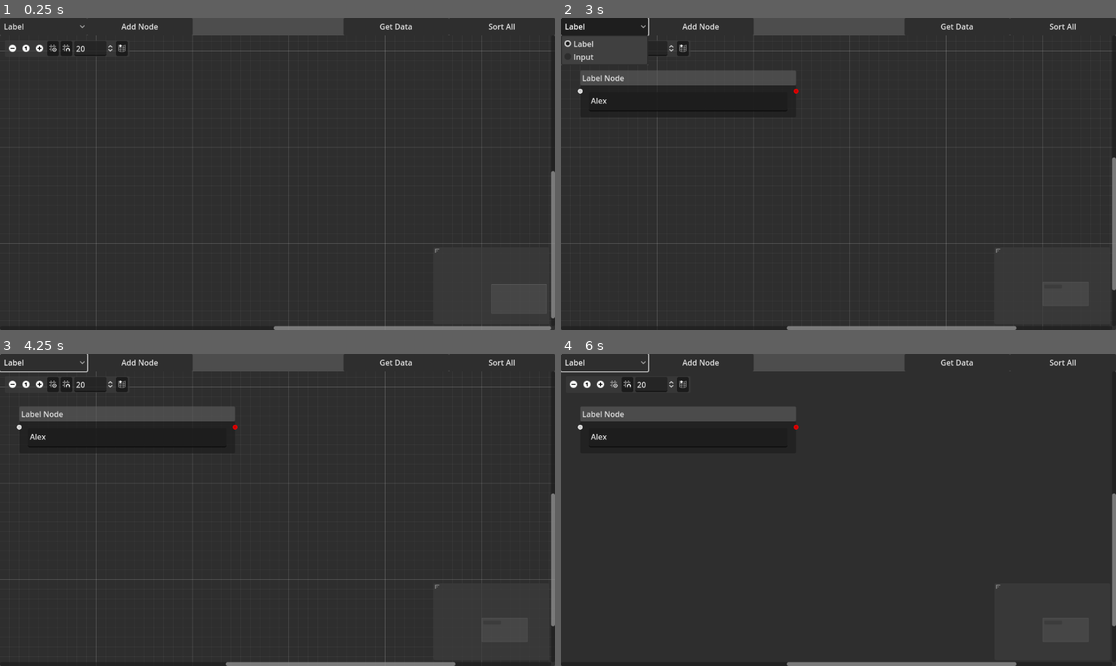
Above: before the commit, frames 1-4 (two rows, left to right).
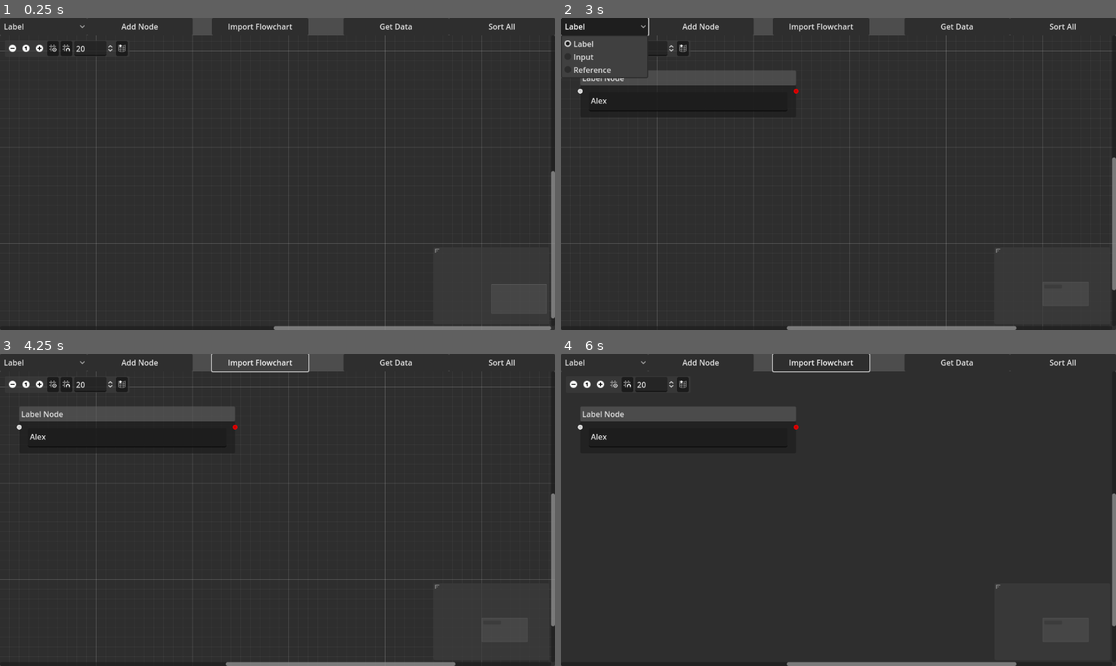
Above: after the commit, the same moments.

Repository: N-Enders/TalkshowEditor
Game: Godot game, scene res://flow.tscn
The game is run twice, just before and just after one commit, with the same random seed, the same clock (stepped at 60 frames per second) and the same inputs. This scene is started directly instead of the project's main scene.
Inputs (mouse positions are in pixels of both pictures, inside the frame that each line leads up to):
- Up to frame 1 (0.25 s): no input
- Up to frame 2 (3 s): click "Add Node" at 0.5 s; click (688, 102) at 1.27 s; type "Alex" at 1.35 s; click "Get Data" at 2 s; click "Label" at 2.75 s
- Up to frame 3 (4.25 s): click (260, 363) at 3.5 s, where only the run after the commit has a clickable "Import Flowchart"
- Up to frame 4 (6 s): click (572, 385) at 4.25 s; click (599, 385) at 5 s; click (616, 385) at 5.75 s

The runs differ from the first frame. In frame 1, 0.9% of the frame differs, in the area x 38-56%, y 0-6%; in frame 2, 1.1%; in frame 3, 0.3%; in frame 4, 1.1%, in the area x 0-56%, y 0-7%.
Error before the commit: Invalid call. Nonexistent function 'getData' in base 'Control'. (res://flow.gd:168)
Error after the commit: Invalid call. Nonexistent function 'getID' in base 'Control'. (res://flow.gd:209)

Commit message:
See Description
Created all the code and branches for Reference Cells

You are now able to delete cells

Diff:
--- /dev/null
+++ b/GraphNode.gd
@@ -0,0 +1,65 @@
+extends GraphNode
+
+@export var editableText: PackedScene
+
+signal delete
+
+# Called when the node enters the scene tree for the first time.
+func _ready():
+	pass # Replace with function body.
+
+
+# Called every frame. 'delta' is the elapsed time since the previous frame.
+func _process(delta):
+	pass
+
+
+func setId(id):
+	$BranchID.text = str(id)
+
+
+func getID():
+	return int($BranchID.text)
+
+
+func loadHitList(data):
+	setId(data["id"])
+	for a in data["list"]:
+		createText(a)
+
+
+func createText(defVal):
+	var newText = editableText.instantiate()
+	newText.setText(defVal)
+	add_child(newText)
+
+	var branches = len(get_children()) - 2
+	move_child(newText,branches)
+
+	newText.deleted.connect(_branch_deleted.bind(newText))
+
+
+
+func _branch_deleted(branch):
+	var num = get_children().find(branch,0)
+	remove_child(branch)
+
+
+func getData():
+	return {"type":"hitlist","id":getID(),"list":getHitlist()}
+
+
+func getHitlist():
+	var values = []
+	for a in get_children():
+		if a.has_method("getText"):
+			values.append(a.getText())
+	return values
+
+
+func _on_add_text_pressed():
+	createText("")
+
+
+func _on_delete_button_pressed():
+	delete.emit()
--- a/StartingMenu.gd
+++ b/StartingMenu.gd
@@ -8,9 +8,13 @@
 	setMainMenuVisible(true)
 	setLoadingVisible(false)
 
+
+
 # Called every frame. 'delta' is the elapsed time since the previous frame.
 func _process(delta):
 	pass
+
+
 
 func setNewMenuVisible(vis):
 	$newmenulabel.visible = vis
@@ -18,18 +22,26 @@
 	if vis:
 		$newmenucode.text = ""
 
+
+
 func setMainMenuVisible(vis):
 	$Label.visible = vis
 	$Load.visible = vis
 	$New.visible = vis
 
+
+
 func setLoadingVisible(vis):
 	$LoadingLabel.visible = vis
+
+
 
 func _on_new_pressed():
 	setNewMenuVisible(true)
 	setMainMenuVisible(false)
 	setLoadingVisible(false)
+
+
 
 func _on_newmenucode_text_changed():
 	var text = $newmenucode.text
@@ -46,6 +58,7 @@
 		$newmenulabel.text = "Paste entire \"ExportMain\" class from start.swf (invalid class)"
 
 
+
 func getDataType(data,type):
 	match type:
 		"int":
@@ -57,12 +70,14 @@
 		_:
 			print("whoopsie")
 
+
+
 func waitTime():
 	wait += 1
-	print(wait)
-	if ((wait % 100) == 0):
-		print("waiting")
+	if ((wait % 200) == 0):
 		await get_tree().create_timer(1.0).timeout
+
+
 
 func decompStart(start):
 	var startData = {}
@@ -76,6 +91,8 @@
 			line.remove_at(0)
 			var data = "=".join(line).strip_edges().split(';')[0]
 			preData[type] = getDataType(data,dataType)
+
+
 	var dict = preData["dict"].split("^")
 	preData.erase("dict")
 	startData["dict"] = preData["f"]
@@ -254,4 +271,4 @@
 		startData["media"][mediaId] = {"id":mediaId, "type": mediaType, "amount": mediaAmount, "medias": miniMedias}
 	preData.erase("media")
 
-	print(preData)
+	return startData
--- a/testNode.gd
+++ b/codeBranch.gd
@@ -1,12 +1,26 @@
 extends GraphNode
+
+signal delete
 
 # Called when the node enters the scene tree for the first time.
 func _ready():
 	pass # Replace with function body.
 
+
 # Called every frame. 'delta' is the elapsed time since the previous frame.
 func _process(delta):
 	pass
 
-func selectNode():
-	selected = true
+
+func setBranchId(newId):
+	$Id.text = newId
+
+func getID():
+	return int($Id.text)
+
+func getData():
+	return {"type":"code","id":getID()}
+
+
+func _on_delete_button_pressed():
+	delete.emit()
--- /dev/null
+++ b/code_branch.tscn
@@ -0,0 +1,52 @@
+[gd_scene load_steps=2 format=3 uid="uid://bb2ko7vf8sgbp"]
+
+[ext_resource type="Script" path="res://codeBranch.gd" id="1_bwxt2"]
+
+[node name="codeBranch" type="GraphNode"]
+offset_right = 9.0
+offset_bottom = 55.0
+title = "Code Branch"
+slot/0/left_enabled = false
+slot/0/left_type = 0
+slot/0/left_color = Color(1, 1, 1, 1)
+slot/0/left_icon = null
+slot/0/right_enabled = false
+slot/0/right_type = 0
+slot/0/right_color = Color(1, 1, 1, 1)
+slot/0/right_icon = null
+slot/0/draw_stylebox = true
+slot/1/left_enabled = false
+slot/1/left_type = 0
+slot/1/left_color = Color(1, 1, 1, 1)
+slot/1/left_icon = null
+slot/1/right_enabled = false
+slot/1/right_type = 0
+slot/1/right_color = Color(1, 1, 1, 1)
+slot/1/right_icon = null
+slot/1/draw_stylebox = true
+slot/2/left_enabled = false
+slot/2/left_type = 0
+slot/2/left_color = Color(1, 1, 1, 1)
+slot/2/left_icon = null
+slot/2/right_enabled = false
+slot/2/right_type = 0
+slot/2/right_color = Color(1, 1, 1, 1)
+slot/2/right_icon = null
+slot/2/draw_stylebox = true
+script = ExtResource("1_bwxt2")
+
+[node name="DeleteButton" type="Button" parent="."]
+custom_minimum_size = Vector2(40, 40)
+layout_mode = 2
+size_flags_horizontal = 0
+text = "Delete"
+
+[node name="Label" type="Label" parent="."]
+layout_mode = 2
+text = "Branch ID"
+
+[node name="Id" type="TextEdit" parent="."]
+custom_minimum_size = Vector2(0, 40)
+layout_mode = 2
+
+[connection signal="pressed" from="DeleteButton" to="." method="_on_delete_button_pressed"]
--- a/flow.gd
+++ b/flow.gd
@@ -3,13 +3,14 @@
 @export var label: PackedScene
 @export var goto: PackedScene
 @export var input: PackedScene
+@export var reference: PackedScene
+
 
 var initialPos = Vector2(40,40)
 var node_index = 0
 var select_all_nodes = false
 
 
-
 # Called when the node enters the scene tree for the first time.
 func _ready():
 	pass # Replace with function body.
@@ -23,7 +24,10 @@
 
 
 func _on_button_pressed():
+
 	var node
+	var id = getNextID()
+
 	match $OptionButton.selected:
 		0:
 			node = label.instantiate()
@@ -33,7 +37,14 @@
 			node.createBranch("2")
 			node.remove_branch.connect(_remove_branch)
 			node.add_branch.connect(_add_branch)
+		2:
+			node = reference.instantiate()
+			node.loadData({"id":id,"var":"","data":[],"location":Vector2(0,0)})
+			node.remove_branch.connect(_remove_branch)
+			node.add_branch.connect(_add_branch)
 	node.position_offset += initialPos + (node_index * Vector2(10,10))
+	node.node_selected.connect(_on_node_selected.bind(node))
+	node.node_deselected.connect(_on_node_deselected.bind(node))
 	$GraphEdit.add_child(node)
 	node_index += 1
 
@@ -186,3 +197,42 @@
 		if(a["from_port"] == (no_match-1)):
 			$GraphEdit.disconnect_node(a["from_node"],a["from_port"],a["to_node"],a["to_port"])
 			$GraphEdit.connect_node(a["from_node"],a["from_port"] + 1,a["to_node"],a["to_port"])
+
+
+func _on_import_flow_pressed():
+	pass # Replace with function body.
+
+
+func getNextID():
+	var currentID = 0
+	for a in $GraphEdit.get_children():
+		var nextId = a.getID()
+		if nextId >= currentID:
+			currentID = nextId + 1
+	return currentID
+
+
+func _on_graph_edit_delete_nodes_request(nodes):
+	$ConfirmationDialog.show()
+
+
+
+var selected_nodes = {}
+
+func _on_node_selected(node):
+	selected_nodes[node] = true
+
+func _on_node_deselected(node):
+	selected_nodes[node] = false
+
+func _on_confirmation_dialog_confirmed():
+	for node in selected_nodes.keys():
+		if selected_nodes[node]:
+			remove_connections_to_node(node)
+			node.queue_free()
+	selected_nodes = {}
+
+func remove_connections_to_node(node):
+	for con in $GraphEdit.get_connection_list():
+		if con.to_node == node.name or con.from_node == node.name:
+			$GraphEdit.disconnect_node(con.from_node, con.from_port, con.to_node, con.to_port)
--- a/flow.tscn
+++ b/flow.tscn
@@ -1,8 +1,9 @@
-[gd_scene load_steps=4 format=3 uid="uid://de4wbolycij03"]
+[gd_scene load_steps=5 format=3 uid="uid://de4wbolycij03"]
 
 [ext_resource type="Script" path="res://flow.gd" id="1_wmdaj"]
-[ext_resource type="PackedScene" uid="uid://dvuhmjygma4ab" path="res://testNode.tscn" id="2_uhq83"]
+[ext_resource type="PackedScene" uid="uid://dvuhmjygma4ab" path="res://labelNode.tscn" id="2_ad2jk"]
 [ext_resource type="PackedScene" uid="uid://t6o0x2m2jp62" path="res://inputNode.tscn" id="3_m671y"]
+[ext_resource type="PackedScene" uid="uid://dcn1prov3crg6" path="res://referenceNode.tscn" id="4_y34kv"]
 
 [node name="Control" type="Control"]
 layout_mode = 3
@@ -13,8 +14,9 @@
 grow_horizontal = 2
 grow_vertical = 2
 script = ExtResource("1_wmdaj")
-label = ExtResource("2_uhq83")
+label = ExtResource("2_ad2jk")
 input = ExtResource("3_m671y")
+reference = ExtResource("4_y34kv")
 
 [node name="GraphEdit" type="GraphEdit" parent="."]
 layout_mode = 1
@@ -52,20 +54,36 @@
 offset_bottom = 3.0
 text = "Get Data"
 
+[node name="importFlow" type="Button" parent="."]
+layout_mode = 0
+offset_left = 440.0
+offset_top = -33.0
+offset_right = 640.0
+offset_bottom = 3.0
+text = "Import Flowchart"
+
 [node name="OptionButton" type="OptionButton" parent="."]
 layout_mode = 0
 offset_top = -33.0
 offset_right = 181.0
 offset_bottom = 3.0
-item_count = 2
+item_count = 3
 selected = 0
 popup/item_0/text = "Label"
 popup/item_0/id = 0
 popup/item_1/text = "Input"
 popup/item_1/id = 1
+popup/item_2/text = "Reference"
+popup/item_2/id = 2
+
+[node name="ConfirmationDialog" type="ConfirmationDialog" parent="."]
+dialog_text = "Are you sure you want to delete all selected nodes?"
 
 [connection signal="connection_request" from="GraphEdit" to="." method="_on_graph_edit_connection_request"]
+[connection signal="delete_nodes_request" from="GraphEdit" to="." method="_on_graph_edit_delete_nodes_request"]
 [connection signal="disconnection_request" from="GraphEdit" to="." method="_on_graph_edit_disconnection_request"]
 [connection signal="pressed" from="Button" to="." method="_on_button_pressed"]
 [connection signal="pressed" from="sortAll" to="." method="_on_sort_all_pressed"]
 [connection signal="pressed" from="getData" to="." method="_on_get_data_pressed"]
+[connection signal="pressed" from="importFlow" to="." method="_on_import_flow_pressed"]
+[connection signal="confirmed" from="ConfirmationDialog" to="." method="_on_confirmation_dialog_confirmed"]
--- /dev/null
+++ b/gotoNode.gd
@@ -0,0 +1,10 @@
+extends GraphNode
+
+# Called when the node enters the scene tree for the first time.
+func _ready():
+	pass # Replace with function body.
+
+
+# Called every frame. 'delta' is the elapsed time since the previous frame.
+func _process(delta):
+	pass
--- a/gotoNode.tscn
+++ b/gotoNode.tscn
@@ -1,4 +1,6 @@
-[gd_scene format=3 uid="uid://ctcf0cie727e3"]
+[gd_scene load_steps=2 format=3 uid="uid://ctcf0cie727e3"]
+
+[ext_resource type="Script" path="res://gotoNode.gd" id="1_sxy0t"]
 
 [node name="GraphNode" type="GraphNode"]
 offset_right = 448.0
@@ -8,11 +10,56 @@
 slot/0/left_type = 0
 slot/0/left_color = Color(1, 1, 1, 1)
 slot/0/left_icon = null
-slot/0/right_enabled = true
+slot/0/right_enabled = false
 slot/0/right_type = 0
 slot/0/right_color = Color(1, 0, 0, 1)
 slot/0/right_icon = null
 slot/0/draw_stylebox = true
+slot/1/left_enabled = false
+slot/1/left_type = 0
+slot/1/left_color = Color(1, 1, 1, 1)
+slot/1/left_icon = null
+slot/1/right_enabled = true
+slot/1/right_type = 0
+slot/1/right_color = Color(1, 0, 0, 1)
+slot/1/right_icon = null
+slot/1/draw_stylebox = true
+slot/2/left_enabled = false
+slot/2/left_type = 0
+slot/2/left_color = Color(1, 1, 1, 1)
+slot/2/left_icon = null
+slot/2/right_enabled = false
+slot/2/right_type = 0
+slot/2/right_color = Color(1, 1, 1, 1)
+slot/2/right_icon = null
+slot/2/draw_stylebox = true
+script = ExtResource("1_sxy0t")
 
 [node name="Connection" type="Container" parent="."]
 layout_mode = 2
+
+[node name="CheckButton" type="CheckButton" parent="."]
+layout_mode = 2
+text = "Cell in current flowchart"
+alignment = 2
+
+[node name="VBoxContainer" type="VBoxContainer" parent="."]
+modulate = Color(0.364706, 0.364706, 0.364706, 1)
+layout_mode = 2
+
+[node name="Label" type="Label" parent="VBoxContainer"]
+layout_mode = 2
+text = "Flowchart ID"
+
+[node name="OptionButton" type="OptionButton" parent="VBoxContainer"]
+custom_minimum_size = Vector2(0, 40)
+layout_mode = 2
+
+[node name="Label2" type="Label" parent="VBoxContainer"]
+layout_mode = 2
+text = "
+Cell ID"
+
+[node name="TextEdit" type="TextEdit" parent="VBoxContainer"]
+custom_minimum_size = Vector2(0, 40)
+layout_mode = 2
--- /dev/null
+++ b/hitlist_branch.tscn
@@ -0,0 +1,85 @@
+[gd_scene load_steps=3 format=3 uid="uid://bdkp44aslledp"]
+
+[ext_resource type="Script" path="res://GraphNode.gd" id="1_oaexx"]
+[ext_resource type="PackedScene" uid="uid://c5vvqw8iapgqb" path="res://textEdit.tscn" id="2_dju4e"]
+
+[node name="GraphNode" type="GraphNode"]
+offset_right = 9.0
+offset_bottom = 55.0
+draggable = false
+selectable = false
+title = "Hitlist Branch"
+slot/0/left_enabled = false
+slot/0/left_type = 0
+slot/0/left_color = Color(1, 1, 1, 1)
+slot/0/left_icon = null
+slot/0/right_enabled = false
+slot/0/right_type = 0
+slot/0/right_color = Color(1, 1, 1, 1)
+slot/0/right_icon = null
+slot/0/draw_stylebox = true
+slot/1/left_enabled = false
+slot/1/left_type = 0
+slot/1/left_color = Color(1, 1, 1, 1)
+slot/1/left_icon = null
+slot/1/right_enabled = false
+slot/1/right_type = 0
+slot/1/right_color = Color(1, 1, 1, 1)
+slot/1/right_icon = null
+slot/1/draw_stylebox = true
+slot/2/left_enabled = false
+slot/2/left_type = 0
+slot/2/left_color = Color(1, 1, 1, 1)
+slot/2/left_icon = null
+slot/2/right_enabled = false
+slot/2/right_type = 0
+slot/2/right_color = Color(1, 1, 1, 1)
+slot/2/right_icon = null
+slot/2/draw_stylebox = true
+slot/3/left_enabled = false
+slot/3/left_type = 0
+slot/3/left_color = Color(1, 1, 1, 1)
+slot/3/left_icon = null
+slot/3/right_enabled = false
+slot/3/right_type = 0
+slot/3/right_color = Color(1, 1, 1, 1)
+slot/3/right_icon = null
+slot/3/draw_stylebox = true
+slot/4/left_enabled = false
+slot/4/left_type = 0
+slot/4/left_color = Color(1, 1, 1, 1)
+slot/4/left_icon = null
+slot/4/right_enabled = false
+slot/4/right_type = 0
+slot/4/right_color = Color(1, 1, 1, 1)
+slot/4/right_icon = null
+slot/4/draw_stylebox = true
+script = ExtResource("1_oaexx")
+editableText = ExtResource("2_dju4e")
+
+[node name="DeleteButton" type="Button" parent="."]
+custom_minimum_size = Vector2(40, 40)
+layout_mode = 2
+size_flags_horizontal = 0
+text = "Delete"
+
+[node name="IdLabel" type="Label" parent="."]
+layout_mode = 2
+text = "Branch ID"
+
+[node name="BranchID" type="TextEdit" parent="."]
+custom_minimum_size = Vector2(0, 40)
+layout_mode = 2
+placeholder_text = "Branch ID"
+
+[node name="Label" type="Label" parent="."]
+layout_mode = 2
+text = "Hitlist"
+
+[node name="addText" type="Button" parent="."]
+custom_minimum_size = Vector2(0, 40)
+layout_mode = 2
+text = "Add text"
+
+[connection signal="pressed" from="DeleteButton" to="." method="_on_delete_button_pressed"]
+[connection signal="pressed" from="addText" to="." method="_on_add_text_pressed"]
--- a/inputNode.gd
+++ b/inputNode.gd
@@ -28,14 +28,14 @@
 
 func getData():
 	var index = 0
-	var returnValue = {}
+	var returnValue = {"type":"input","data":{}}
 	var children = get_children()
 	while index < len(children) - 1:
 		index += 1
-		if children[index] is TextEdit:
-			returnValue[index] = children[index].getText()
-		elif children[index] is Container:
-			returnValue[index] = "NoMatch"
+		if children[index].has_method("getText"):
+			returnValue["data"][index] = children[index].getText()
+		elif children[index].name == "No Match Branch":
+			returnValue["data"][index] = "NoMatch"
 	return returnValue
 
 
--- /dev/null
+++ b/labelNode.gd
@@ -0,0 +1,25 @@
+extends GraphNode
+
+# Called when the node enters the scene tree for the first time.
+func _ready():
+	pass # Replace with function body.
+
+# Called every frame. 'delta' is the elapsed time since the previous frame.
+func _process(delta):
+	pass
+
+func selectNode():
+	selected = true
+
+func getData():
+	return {
+				"type":"label",
+				"labelValue":$TextEdit.text,
+				"position":
+					{"x": position_offset.x ,
+					"y": position_offset.y }
+			}
+
+func loadValues(dict):
+	$TextEdit.text = dict["labelValue"]
+	position_offset = Vector2(dict["x"],dict["y"])
--- a/testNode.tscn
+++ b/labelNode.tscn
@@ -1,6 +1,6 @@
 [gd_scene load_steps=2 format=3 uid="uid://dvuhmjygma4ab"]
 
-[ext_resource type="Script" path="res://testNode.gd" id="1_q3aip"]
+[ext_resource type="Script" path="res://labelNode.gd" id="1_q3aip"]
 
 [node name="GraphNode" type="GraphNode"]
 offset_right = 448.0
@@ -32,3 +32,4 @@
 [node name="TextEdit" type="TextEdit" parent="."]
 custom_minimum_size = Vector2(0, 40)
 layout_mode = 2
+placeholder_text = "Empty Label"
--- /dev/null
+++ b/referenceNode.gd
@@ -0,0 +1,111 @@
+extends GraphNode
+
+@export var codeBranch: PackedScene
+@export var hitlistBranch: PackedScene
+
+signal add_branch
+signal remove_branch
+
+# Called when the node enters the scene tree for the first time.
+func _ready():
+	pass
+
+# Called every frame. 'delta' is the elapsed time since the previous frame.
+func _process(delta):
+	pass
+
+func createCodeBranch(details):
+	var branches = get_child_count() - 4
+	var newCode = codeBranch.instantiate()
+	newCode.setBranchId(str(details["id"]))
+	add_child(newCode)
+	move_child(newCode,branches)
+	set_slot(branches + 1,false,0,Color.WHITE,true,0,Color.RED)
+	newCode.delete.connect(_deleted_option.bind(newCode))
+	add_branch.emit(self)
+
+func createHitlistBranch(details):
+	var branches = get_child_count() - 4
+	var newHitlist = hitlistBranch.instantiate()
+	newHitlist.loadHitList(details)
+	add_child(newHitlist)
+	move_child(newHitlist,branches)
+	set_slot(branches + 1,false,0,Color.WHITE,true,0,Color.RED)
+	newHitlist.delete.connect(_deleted_option.bind(newHitlist))
+	add_branch.emit(self)
+
+############
+############ REDO
+############
+func getData():
+	var index = 0
+	var returnValue = {"type":"reference","data":{},"location":position_offset}
+	var children = get_children()
+	while index < len(children) - 1:
+		index += 1
+		if children[index].has_method("getData"):
+			returnValue["data"][index] = children[index].getData()
+		elif children[index].name == "No Match Branch":
+			returnValue["data"][index] = "NoMatch"
+	return returnValue
+
+
+func _deleted_option(option):
+	var num = get_children().find(option,0)
+	remove_child(option)
+	set_slot(get_child_count()-3,false,0,Color.WHITE,false,0,Color.RED)
+	remove_branch.emit(self,num)
+	size.y = 0
+
+func no_match_idx():
+	return get_child_count() - 4
+
+func getNextBranchID():
+	var id = 1;
+	for a in get_children():
+		if a.has_method("getID"):
+			var nextId = a.getID()
+			print(nextId)
+			if nextId >= id:
+				id = nextId + 1
+	return id
+
+
+func _on_add_code_branch_pressed():
+	createCodeBranch({"id":getNextBranchID()})
+
+
+func _on_add_hit_list_branch_pressed():
+	createHitlistBranch({"id":getNextBranchID(),"list":[]})
+
+func setID(id):
+	$cellDetails/VBoxContainer/CellID.text = str(id)
+
+func getID():
+	return int($cellDetails/VBoxContainer/CellID.text)
+
+func setVar(varname):
+	$cellDetails/VBoxContainer/varName.text = varname
+
+func getVar():
+	return $cellDetails/VBoxContainer/varName.text
+
+#empty = {"id":"","var":"","data":[],"location":Vector2(0,0)}
+func loadData(data):
+	setID(data["id"])
+	setVar(data["var"])
+	position_offset = data["location"]
+	for a in data["data"]:
+		if(a != "NoMatch"):
+			match data["data"][a]["type"]:
+				"code":
+					createCodeBranch(data["data"][a])
+				"hitlist":
+					createHitlistBranch(data["data"][a])
+
+func _input(event):
+	pass
+
+
+func _on_delete_request():
+	print("delete")
--- /dev/null
+++ b/referenceNode.tscn
@@ -0,0 +1,114 @@
+[gd_scene load_steps=4 format=3 uid="uid://dcn1prov3crg6"]
+
+[ext_resource type="Script" path="res://referenceNode.gd" id="1_lfnow"]
+[ext_resource type="PackedScene" uid="uid://bb2ko7vf8sgbp" path="res://code_branch.tscn" id="2_fbdxf"]
+[ext_resource type="PackedScene" uid="uid://bdkp44aslledp" path="res://hitlist_branch.tscn" id="3_ghlq6"]
+
+[node name="referenceCell" type="GraphNode"]
+offset_right = 448.0
+offset_bottom = 139.0
+title = "Reference Cell"
+slot/0/left_enabled = true
+slot/0/left_type = 0
+slot/0/left_color = Color(1, 1, 1, 1)
+slot/0/left_icon = null
+slot/0/right_enabled = false
+slot/0/right_type = 0
+slot/0/right_color = Color(1, 1, 1, 1)
+slot/0/right_icon = null
+slot/0/draw_stylebox = true
+slot/1/left_enabled = false
+slot/1/left_type = 0
+slot/1/left_color = Color(1, 1, 1, 1)
+slot/1/left_icon = null
+slot/1/right_enabled = true
+slot/1/right_type = 0
+slot/1/right_color = Color(1, 0, 0, 1)
+slot/1/right_icon = null
+slot/1/draw_stylebox = true
+slot/2/left_enabled = false
+slot/2/left_type = 0
+slot/2/left_color = Color(1, 1, 1, 1)
+slot/2/left_icon = null
+slot/2/right_enabled = false
+slot/2/right_type = 0
+slot/2/right_color = Color(1, 1, 1, 1)
+slot/2/right_icon = null
+slot/2/draw_stylebox = true
+slot/3/left_enabled = false
+slot/3/left_type = 0
+slot/3/left_color = Color(1, 1, 1, 1)
+slot/3/left_icon = null
+slot/3/right_enabled = false
+slot/3/right_type = 0
+slot/3/right_color = Color(1, 1, 1, 1)
+slot/3/right_icon = null
+slot/3/draw_stylebox = true
+slot/4/left_enabled = false
+slot/4/left_type = 0
+slot/4/left_color = Color(1, 1, 1, 1)
+slot/4/left_icon = null
+slot/4/right_enabled = false
+slot/4/right_type = 0
+slot/4/right_color = Color(1, 1, 1, 1)
+slot/4/right_icon = null
+slot/4/draw_stylebox = true
+script = ExtResource("1_lfnow")
+codeBranch = ExtResource("2_fbdxf")
+hitlistBranch = ExtResource("3_ghlq6")
+
+[node name="Connection" type="Container" parent="."]
+layout_mode = 2
+
+[node name="No Match Branch" type="Container" parent="."]
+custom_minimum_size = Vector2(0, 40)
+layout_direction = 3
+layout_mode = 2
+
+[node name="Label" type="Label" parent="No Match Branch"]
+custom_minimum_size = Vector2(0, 40)
+layout_mode = 2
+size_flags_horizontal = 8
+size_flags_vertical = 3
+text = "No Match"
+horizontal_alignment = 1
+vertical_alignment = 1
+
+[node name="addCodeBranch" type="Button" parent="."]
+custom_minimum_size = Vector2(0, 40)
+layout_mode = 2
+text = "Add code branch"
+
+[node name="addHitListBranch" type="Button" parent="."]
+custom_minimum_size = Vector2(0, 40)
+layout_mode = 2
+text = "Add hitlist branch"
+
+[node name="cellDetails" type="MarginContainer" parent="."]
+layout_mode = 2
+size_flags_vertical = 3
+theme_override_constants/margin_left = 5
+theme_override_constants/margin_right = 5
+
+[node name="VBoxContainer" type="VBoxContainer" parent="cellDetails"]
+layout_mode = 2
+
+[node name="idLabel" type="Label" parent="cellDetails/VBoxContainer"]
+layout_mode = 2
+text = "Cell ID"
+
+[node name="CellID" type="TextEdit" parent="cellDetails/VBoxContainer"]
+custom_minimum_size = Vector2(0, 40)
+layout_mode = 2
+
+[node name="varLabel" type="Label" parent="cellDetails/VBoxContainer"]
+layout_mode = 2
+text = "Reference Variable"
+
+[node name="varName" type="TextEdit" parent="cellDetails/VBoxContainer"]
+custom_minimum_size = Vector2(0, 40)
+layout_mode = 2
+
+[connection signal="delete_request" from="." to="." method="_on_delete_request"]
+[connection signal="pressed" from="addCodeBranch" to="." method="_on_add_code_branch_pressed"]
+[connection signal="pressed" from="addHitListBranch" to="." method="_on_add_hit_list_branch_pressed"]
--- a/textEdit.tscn
+++ b/textEdit.tscn
@@ -2,22 +2,22 @@
 
 [ext_resource type="Script" path="res://textEdit.gd" id="1_iib2n"]
 
-[node name="Container" type="Container"]
-custom_minimum_size = Vector2(0, 40)
-offset_right = 412.0
+[node name="HBoxContainer" type="HBoxContainer"]
+offset_right = 40.0
 offset_bottom = 40.0
+size_flags_vertical = 3
 script = ExtResource("1_iib2n")
 
 [node name="Button" type="Button" parent="."]
 custom_minimum_size = Vector2(0, 40)
 layout_mode = 2
 size_flags_horizontal = 0
-text = "x"
+text = "X"
 
 [node name="TextEdit" type="TextEdit" parent="."]
-custom_minimum_size = Vector2(390, 40)
+custom_minimum_size = Vector2(0, 40)
 layout_direction = 3
 layout_mode = 2
-placeholder_text = "hmmmm"
+size_flags_horizontal = 3
 
 [connection signal="pressed" from="Button" to="." method="_on_button_pressed"]
--- /dev/null
+++ b/textEdit2.tscn
@@ -0,0 +1,24 @@
+[gd_scene load_steps=2 format=3 uid="uid://b4qpnkye06rox"]
+
+[ext_resource type="Script" path="res://textEdit.gd" id="1_glhmi"]
+
+[node name="TextEditContainer" type="Container"]
+custom_minimum_size = Vector2(0, 40)
+offset_bottom = 40.0
+script = ExtResource("1_glhmi")
+
+[node name="Contain" type="HBoxContainer" parent="."]
+layout_mode = 2
+
+[node name="Button" type="Button" parent="Contain"]
+custom_minimum_size = Vector2(0, 40)
+layout_mode = 2
+size_flags_horizontal = 0
+text = "X"
+
+[node name="TextEdit" type="TextEdit" parent="Contain"]
+custom_minimum_size = Vector2(0, 40)
+layout_direction = 3
+layout_mode = 2
+
+[connection signal="pressed" from="Contain/Button" to="." method="_on_button_pressed"]
